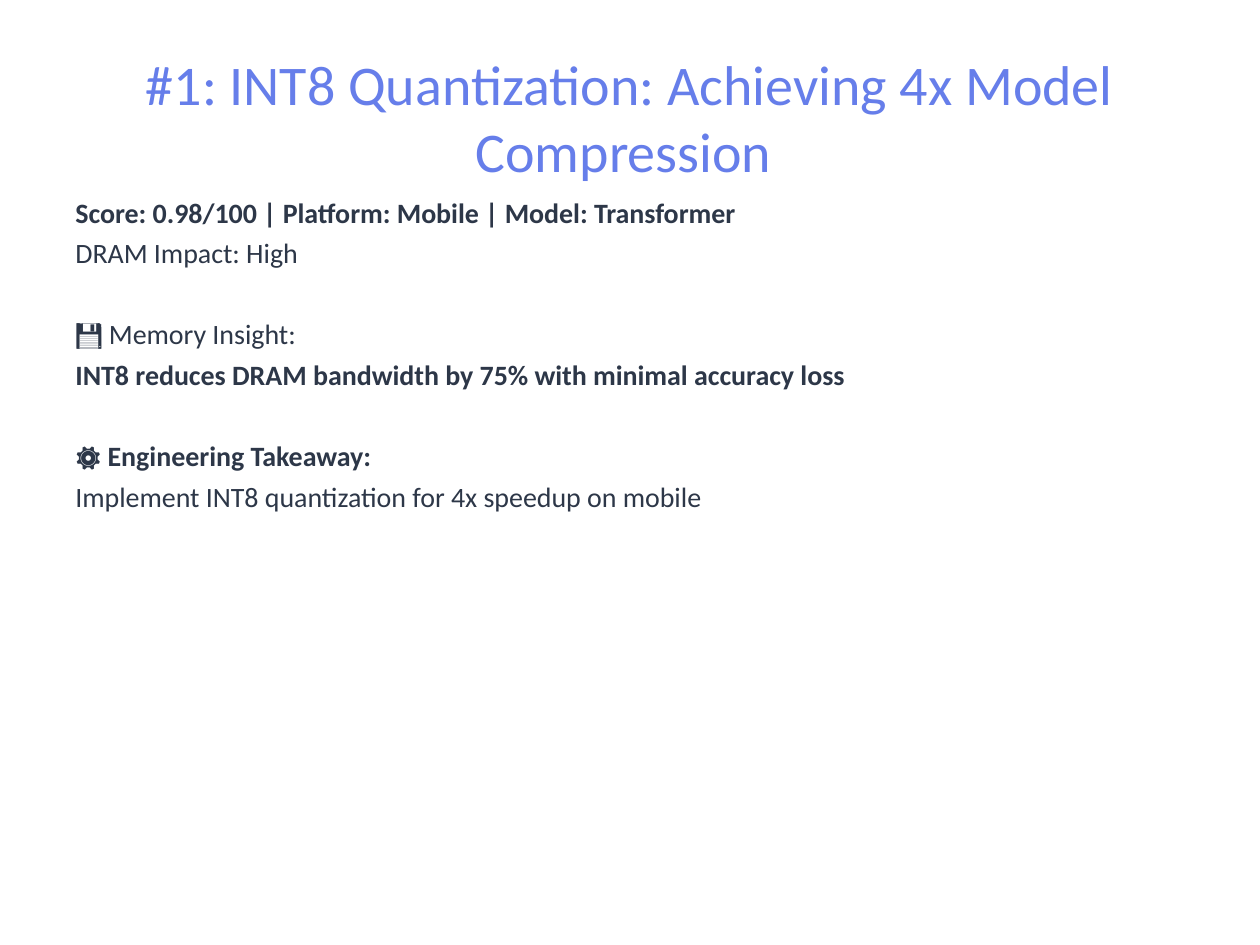
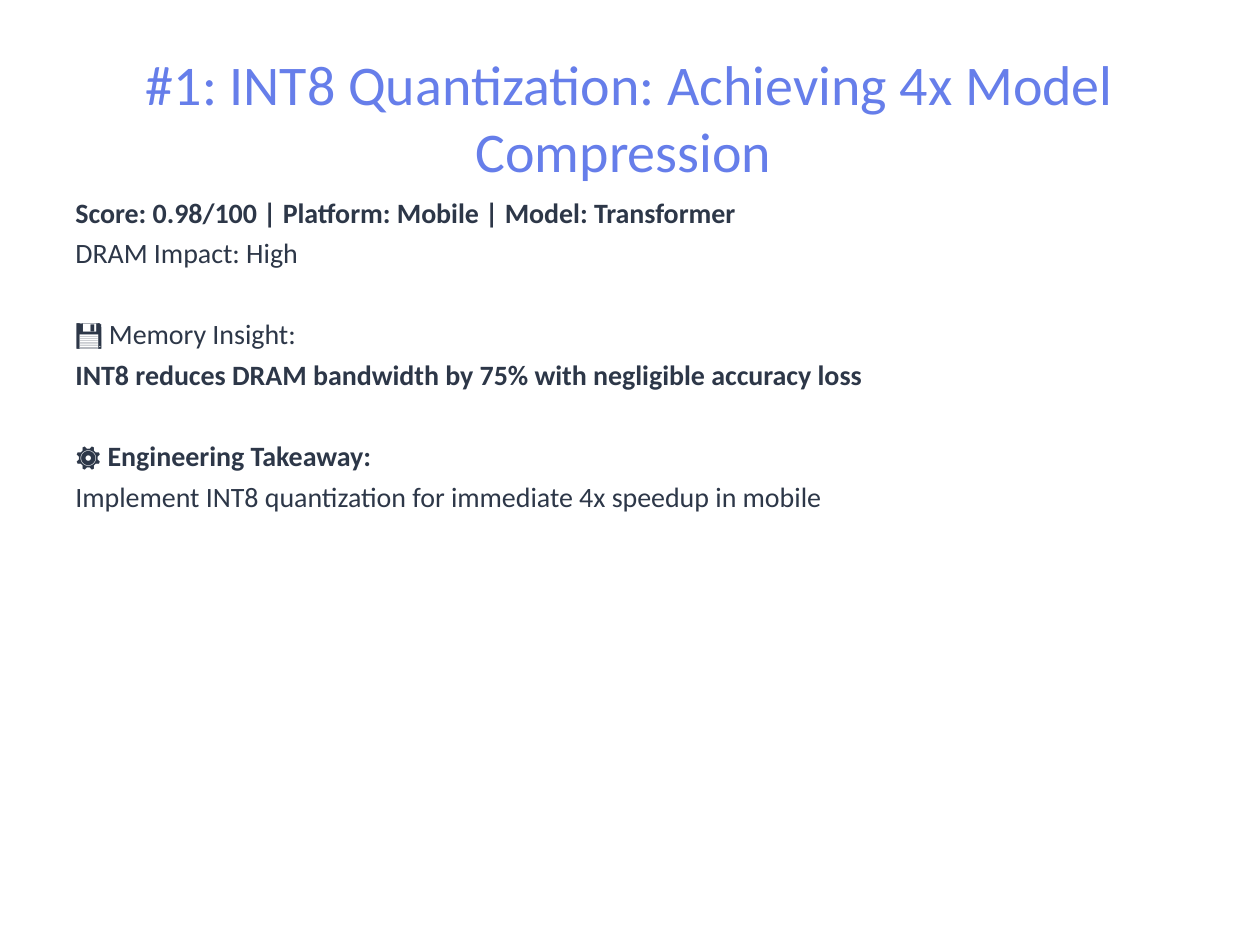
Before and after one commit to pbtsvinaysukhesh/dea-genai-agent, a slide deck: slide 4 of results/reports/report.pptx. Drawn at 1260x945 pixels with LibreOffice and Linux fonts; fonts in the diff are those of the drawing. Boxes give left, top, right and bottom in pixels: in the first picture for what was removed or moved away, otherwise in the second. Text is boxed around its words. In the diff, an @@ line names an element or a change of style, - is before the commit and + after.

Commit message:
New Doc Implementation

```diff
--- a/results/reports/report.pptx
+++ b/results/reports/report.pptx
@@ text at [75,365,862,390]: text changed @@
-INT8 reduces DRAM bandwidth by 75% with minimal accuracy loss
+INT8 reduces DRAM bandwidth by 75% with negligible accuracy loss
@@ text at [75,487,821,512]: text changed @@
-Implement INT8 quantization for 4x speedup on mobile
+Implement INT8 quantization for immediate 4x speedup in mobile
```
Also in this commit, not shown: 7 other slides changed, 3 slides added, 23 other files.
